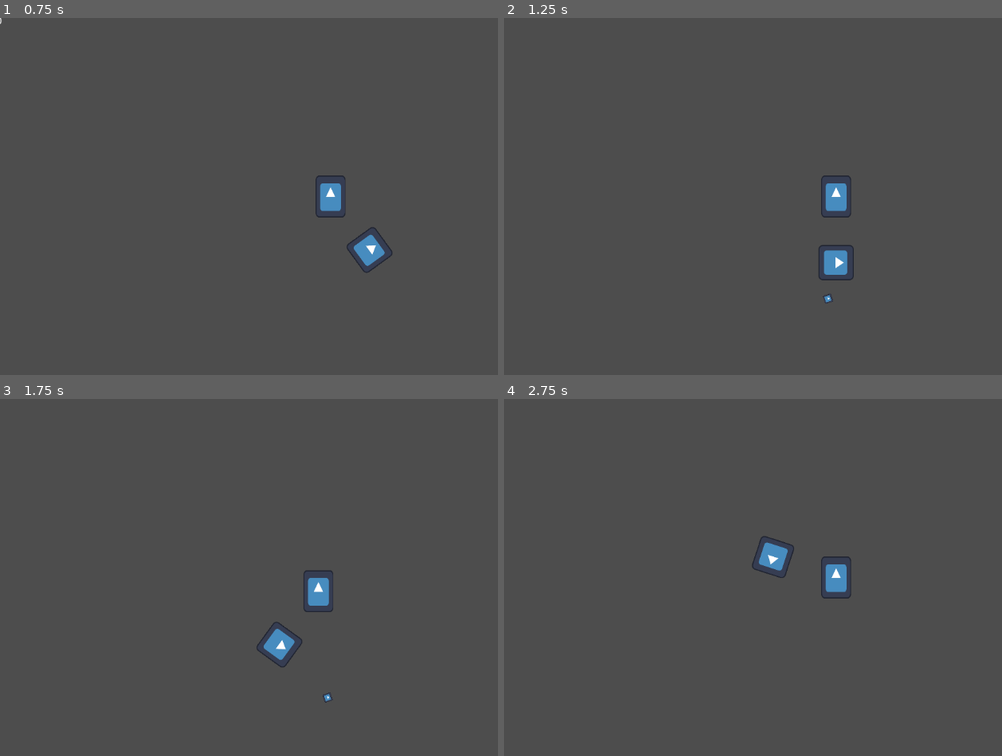
Above: before the commit, frames 1-4 (two rows, left to right).
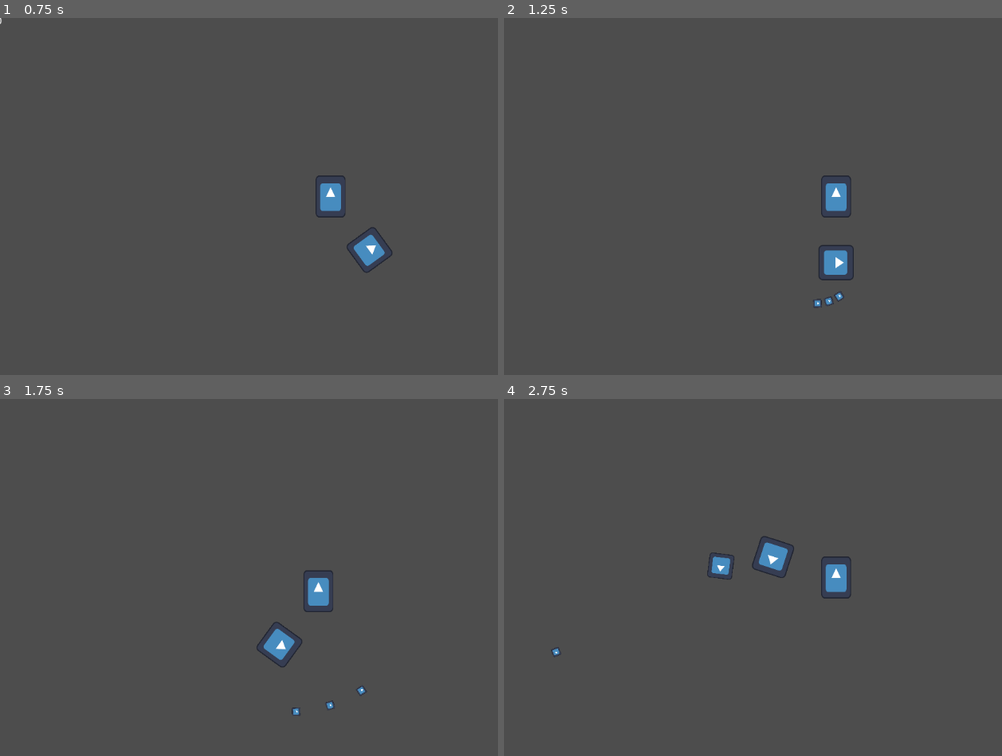
Above: after the commit, the same moments.

Repository: ACristoff/strangecompanion
Game: Godot game, scene res://game/manager.tscn
Same seed, same stepped clock (60 frames per second), same inputs: the game is played once before the commit and once after it. The engine's default icon, where the game draws it, is replaced by a stand-in: a white triangle on a blue panel in a dark square.
Inputs:
- Up to frame 1 (0.75 s): hold Right (ui_right) from 0.53 s (still down); tap 1 (select_1) at 0.6 s
- Up to frame 2 (1.25 s): keep holding Right (ui_right); tap 2 (select_2) at 0.8 s
- Up to frame 3 (1.75 s): release Right (ui_right) at 1.28 s; hold Down (ui_down) from 1.28 s (still down); tap 2 (select_2) at 1.35 s; tap 3 (select_3) at 1.55 s
- Up to frame 4 (2.75 s): release Down (ui_down) at 2.03 s; hold Right (ui_right) from 2.03 s (still down); tap 3 (select_3) at 2.1 s; tap 1 (select_1) at 2.3 s

Frame 1 is identical in both runs. In frame 2, less than 0.1% of the frame differs, in the area x 62-69%, y 76-82%; in frame 3, 0.1%; in frame 4, 0.2%, in the area x 9-47%, y 42-73%.

Commit message:
firing modes

Diff:
--- a/game/player/witch.gd
+++ b/game/player/witch.gd
@@ -15,15 +15,21 @@
 var SHOOT_MODE = {
 	"BIG": {
 		"TIMER": 3,
-		"DAMAGE": 10
+		"DAMAGE": 10,
+		"AMOUNT": 1,
+		"SPEED": 100,
 	},
 	"SPREAD": {
-		"TIMER": 2,
-		"DAMAGE": 2
+		"TIMER": 1.2,
+		"DAMAGE": 2,
+		"AMOUNT": 3,
+		"SPEED": 320,
 	},
 	"HOMING": {
 		"TIMER": 0.4,
-		"DAMAGE": 4
+		"DAMAGE": 4,
+		"AMOUNT": 1,
+		"SPEED": 450,
 	}
 }
 
@@ -37,6 +43,9 @@
 	pass # Replace with function body.
 
 func change_mode(mode):
+	print(mode)
+	current_mode = mode
+	shoot_timer.wait_time = current_mode.TIMER
 	pass
 
 # Called every frame. 'delta' is the elapsed time since the previous frame.
@@ -44,6 +53,15 @@
 	##LODE CODE##
 	lode_parent.rotation_degrees += lode_speed
 
+	if Input.is_action_just_pressed("select_1"):
+		change_mode(SHOOT_MODE.BIG)
+		pass
+	if Input.is_action_just_pressed("select_2"):
+		change_mode(SHOOT_MODE.SPREAD)
+		pass
+	if Input.is_action_just_pressed("select_3"):
+		change_mode(SHOOT_MODE.HOMING)
+		pass
 	##PLAYER MOVEMENT##
 	var horizontalDirection = Input.get_axis("ui_left", "ui_right")
 	var verticalDirection = Input.get_axis("ui_up", "ui_down")
@@ -60,14 +78,39 @@
 
 #TODO On Hit
 
-
-func on_shoot_timeout():
+func fire_bullet():
 	var lode_pos = lode.global_position
 	var my_pos = self.global_position
 	var angle = my_pos.angle_to_point(lode_pos)
-	var new_bullet = BULLET.instantiate()
-	get_parent().add_child(new_bullet)
-	new_bullet.rotation_degrees = rad_to_deg(angle)
-	new_bullet.global_position = lode.global_position
-	#new_bullet.velocity = new_bullet.velocity.rotated(angle)
+
+	if current_mode == SHOOT_MODE.SPREAD:
+		for n in SHOOT_MODE.SPREAD.AMOUNT:
+			##TODO Refactor this formula to account for more bullets,
+			##perhaps increase the spread per bullet to a maximum of 90 degrees?
+			var spread_angle = -15 + (15 * n)
+			var new_bullet = BULLET.instantiate()
+			get_parent().add_child(new_bullet)
+			new_bullet.rotation_degrees = rad_to_deg(angle) + spread_angle
+			new_bullet.global_position = lode.global_position
+			new_bullet.speed = current_mode.SPEED
+			pass
+	elif current_mode == SHOOT_MODE.BIG:
+		var new_bullet = BULLET.instantiate()
+		get_parent().add_child(new_bullet)
+		new_bullet.rotation_degrees = rad_to_deg(angle)
+		new_bullet.global_position = lode.global_position
+		new_bullet.scale = Vector2(3, 3)
+		new_bullet.speed = current_mode.SPEED
+		pass
+	elif current_mode == SHOOT_MODE.HOMING:
+		var new_bullet = BULLET.instantiate()
+		get_parent().add_child(new_bullet)
+		new_bullet.rotation_degrees = rad_to_deg(angle)
+		new_bullet.global_position = lode.global_position
+		new_bullet.speed = current_mode.SPEED
+		pass
+	pass
+
+func on_shoot_timeout():
+	fire_bullet()
 	pass # Replace with function body.
